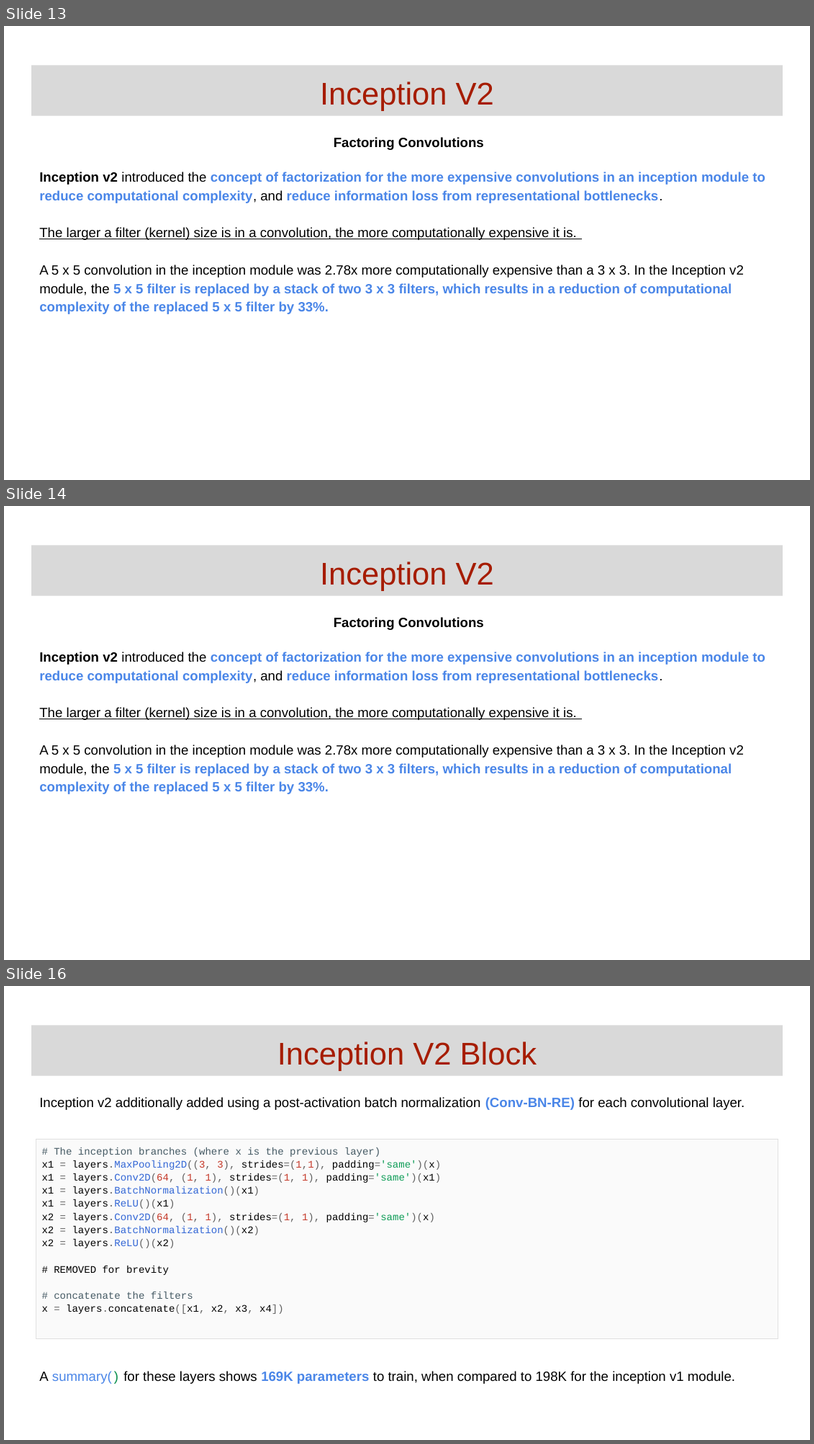
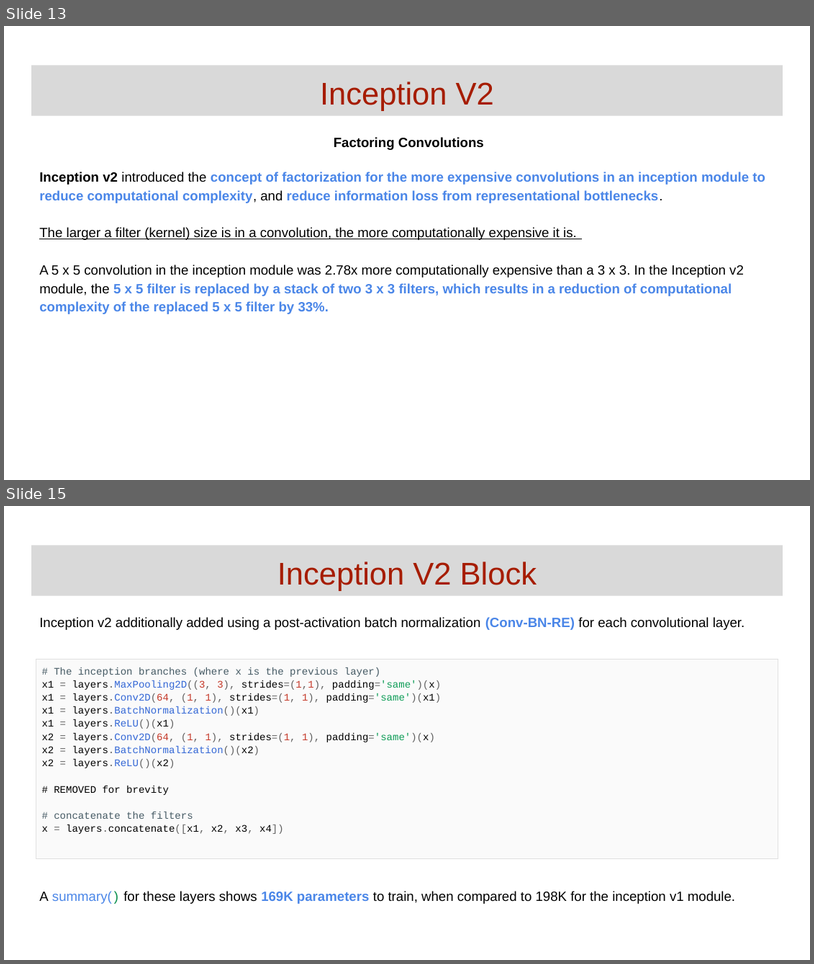
Before and after one commit to GoogleCloudPlatform/keras-idiomatic-programmer, a slide deck: books/deep-learning-design-patterns/Workshops/Junior/Deep Learning Design Patterns - Workshop - Chapter 2.pptx. Shown one above the other, each under a label of ours: slides 13, 14 and 16 before the commit, slides 13 and 15 after it; the slides between them are not shown. The pictures are 814x1444 and 814x964 pixels, drawn with LibreOffice and Linux fonts; fonts in the diff are those of the drawing. Boxes give left, top, right and bottom in pixels: in the first picture for what was removed or moved away, otherwise in the second. Text is boxed around its words. In the diff, an @@ line names an element or a change of style, - is before the commit and + after.

```diff
--- a/books/deep-learning-design-patterns/Workshops/Junior/Deep Learning Design Patterns - Workshop - Chapter 2.pptx
+++ b/books/deep-learning-design-patterns/Workshops/Junior/Deep Learning Design Patterns - Workshop - Chapter 2.pptx
@@ slide 14 removed at (x1=4, y1=506, x2=810, y2=960), background #FFFFFF @@
@@ title removed at (x1=31, y1=546, x2=783, y2=596) @@
-Inception V2
@@ text removed at (x1=39, y1=617, x2=766, y2=794) @@
-Factoring Convolutions
-Inception v2 introduced the concept of factorization for the more expensive convolutions in an inception module to reduce computational complexity, and reduce information loss from representational bottlenecks.
-The larger a filter (kernel) size is in a convolution, the more computationally expensive it is.
-A 5 x 5 convolution in the inception module was 2.78x more computationally expensive than a 3 x 3. In the Inception v2 module, the 5 x 5 filter is replaced by a stack of two 3 x 3 filters, which results in a reduction of computational complexity of the replaced 5 x 5 filter by 33%.
@@ what was slide 16 is now slide 15 @@
```
Also in this commit, not shown: 8 slides changed.
